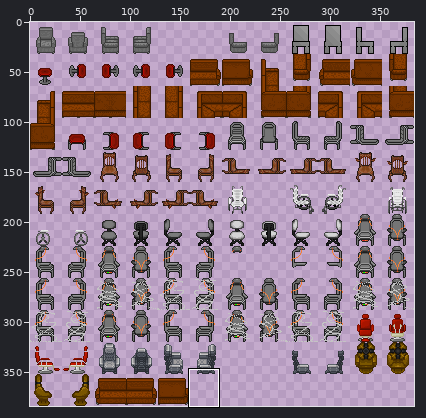
One commit to this sprite sheet: resources/sprites/chairs.png. Above: a wide view before the commit, with the close-up outlined.
Close-up. Before the edit:
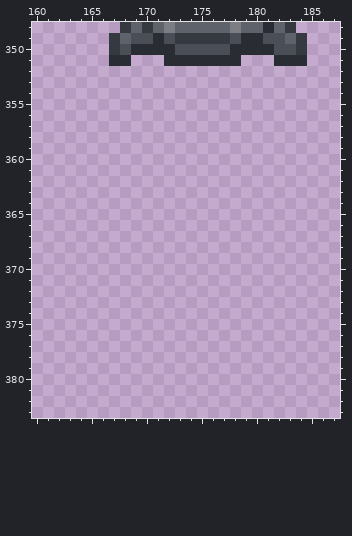
The file is 384x384 pixels. Pixels under 10% opacity are left out. Colours within 5 levels of each other are drawn and written as one. Shown: x 160..187, y 348..383.
After:
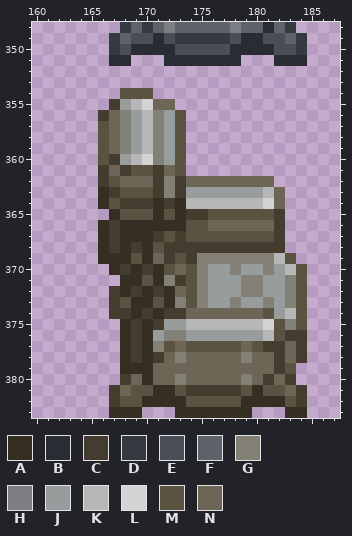
Palette (. is transparent): A #352f23  B #292c32  C #443c2e  D #353940  E #4a4e57  F #5e626b  G #838175  H #7d7e84  J #979d9d  K #b7b7b7  L #d4d4d4  M #5b5341  N #6d6555
The commit says: Added captains chair objective.
The edit:
@@ x 160..187 @@
 353 ............................
-354 ............................
-355 ............................
-356 ............................
-357 ............................
-358 ............................
-359 ............................
-360 ............................
-361 ............................
-362 ............................
-363 ............................
-364 ............................
-365 ............................
-366 ............................
-367 ............................
-368 ............................
-369 ............................
-370 ............................
-371 ............................
-372 ............................
-373 ............................
-374 ............................
-375 ............................
-376 ............................
-377 ............................
-378 ............................
-379 ............................
-380 ............................
-381 ............................
-382 ............................
-383 ............................
+354 ........MMM.................
+355 .......CJKLNN...............
+356 ......CNGJKGJM..............
+357 ......MNGJKGJM..............
+358 ......MNGJKGJM..............
+359 ......MNGJKGJM..............
+360 ......MCJKLGJM..............
+361 ......CNCMMCNM..............
+362 ......CMNNNCGCNNNNNNNN......
+363 ......ACMMMCGCJJJJJJJKN.....
+364 ......AMCCCACAKKKKKKKLN.....
+365 .......AMMMAMACCMMMMMMC.....
+366 ......ACAAAAAAMMNNNNNNC.....
+367 ......ACAAACMCMMMMMMMMC.....
+368 ......ACACAMCCCCCCCCCCC.....
+369 ......AAAMANCMCGGGGGGGKM....
+370 .......ACACAMNMGJJGJJGJKM...
+371 ........AAMAGCMGJJJGGJJGM...
+372 .......CACACANMGJJJGGJJGM...
+373 .......CMAAMAGMGJJGJJGJGM...
+374 .......CCACACCNNNNNNNMJKM...
+375 ........ACACJJKKKKKKKLMGM...
+376 ........ACAJGGJJJJJJJKMCC...
+377 ........ACAGMNMMMMMNMCCNC...
+378 ........ACACNGNNNNNGNNCNC...
+379 ........AAANNNNNNNNNNNCM....
+380 ........CNANNGNNNNNGNCNC....
+381 .......CNMMAAMCCCCCMAMMNC...
+382 .......CMMAAAAMMMMMAAAAMC...
+383 .......AAA...AAAAAAA...AA...
